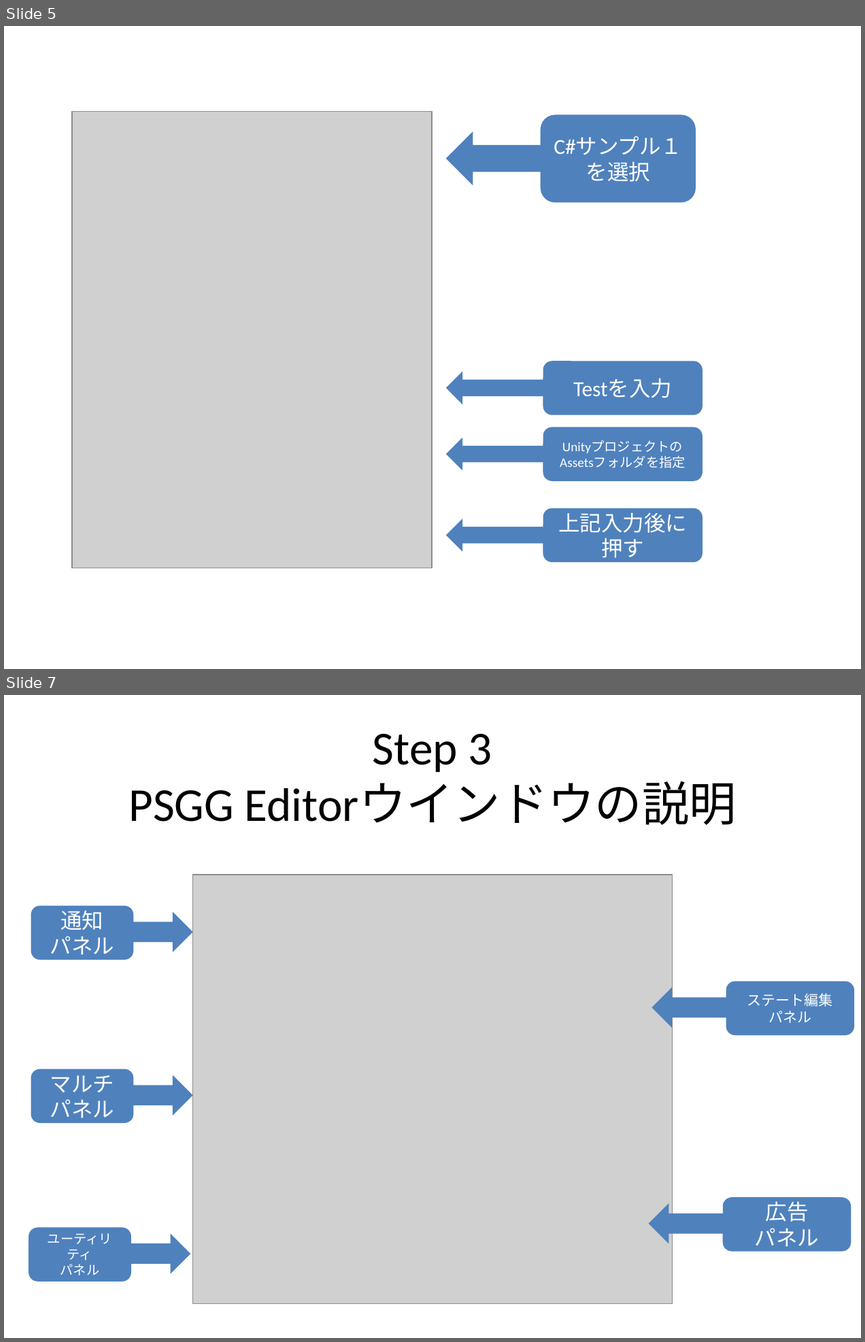
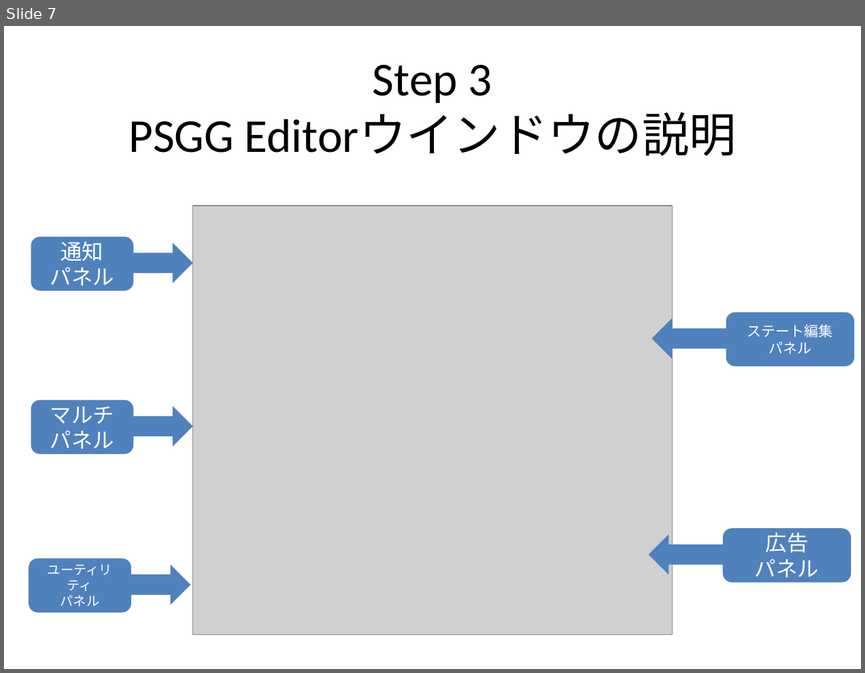
Before and after one commit to NNNIC/psgg-unity-tutorial, a slide deck: doc/PSGG Unity Tutorial #1.pptx. Shown one above the other, each under a label of ours: slides 5 and 7 before the commit, slide 7 after it; the slides between them are not shown. The pictures are 865x1342 and 865x673 pixels, drawn with LibreOffice and Linux fonts; fonts in the diff are those of the drawing; grey boxes stand for pictures. Boxes give left, top, right and bottom in pixels: in the first picture for what was removed or moved away, otherwise in the second. Text is boxed around its words. In the diff, an @@ line names an element or a change of style, - is before the commit and + after.

```diff
--- a/doc/PSGG Unity Tutorial #1.pptx
+++ b/doc/PSGG Unity Tutorial #1.pptx
@@ slide 5 removed at (4,26,861,669), background #FFFFFF @@
@@ picture removed at (72,111,432,567) @@
@@ rounded rectangle removed at (541,115,696,203) @@
-C#サンプル１
-を選択
@@ left arrow removed at (446,131,547,185) @@
@@ left arrow removed at (446,371,550,405) @@
@@ rounded rectangle removed at (543,361,702,415) @@
-Testを入力
@@ rounded rectangle removed at (543,427,702,481) @@
-UnityプロジェクトのAssetsフォルダを指定
@@ left arrow removed at (446,437,550,471) @@
@@ rounded rectangle removed at (543,507,702,562) @@
-上記入力後に押す
@@ left arrow removed at (446,518,550,551) @@
```
Also in this commit, not shown: 2 slides changed, 2 slides added, 1 other slide removed, 1 other file.
